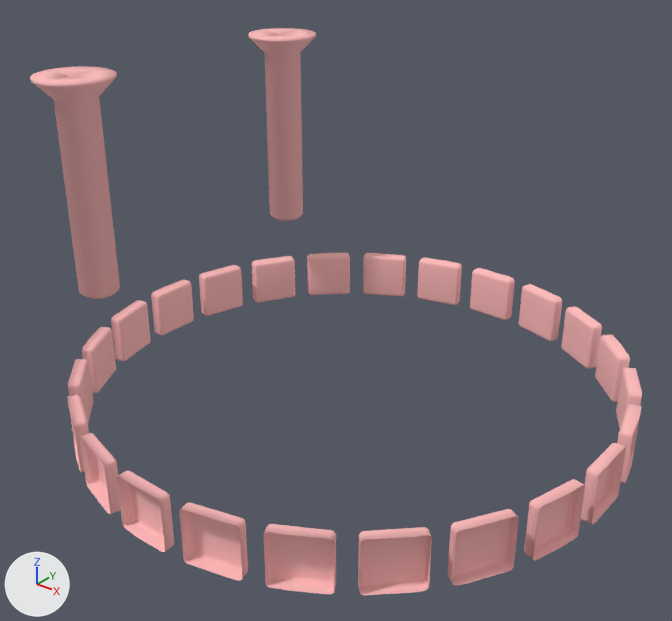
A saved change to the OBJ model resources/meshes/solo12_hip_fe/solo12_hip_fe_8.obj.
Rendered twice from a 50 mm camera at (-0.096, -0.0488, 0.0204) aimed at (-0.1332, -0.0021, -0.0085). Lighting does not change. The marker at lower left points along +X, +Y and +Z. Where no turn or scale is listed for an object, it has been applied to the vertices.

Names of what the first picture shows: 'solo12_hip_fe_8'.
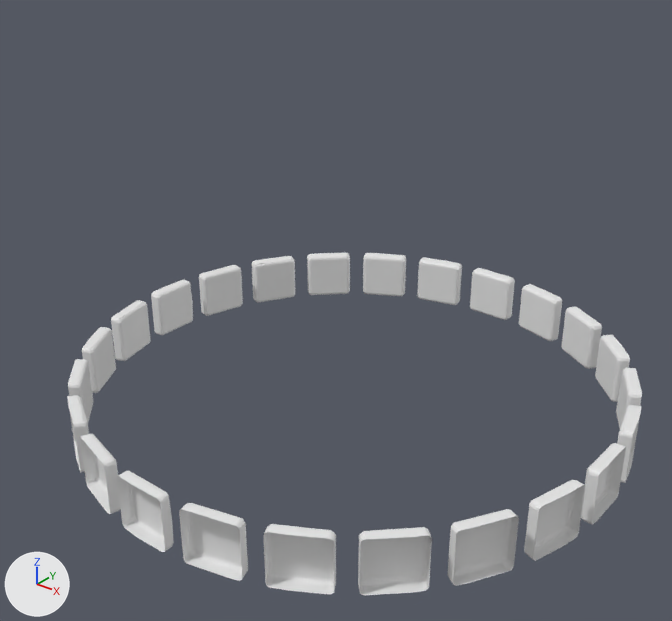
Edits to the bpy script that builds the scene:
```text
Change me_solo12_hip_fe_8:
    used by ob_solo12_hip_fe_8; location = (0.0, 0.0, 0.0)
    remove me_solo12_hip_fe_8.from_pydata(...)  # 3162 vertices, 5734 faces; spans x -0.154..-0.1126, y -0.0207..0.0207, z -0.0173..0.0073
    add me_solo12_hip_fe_8.from_pydata(...)  # 1567 vertices, 2552 faces; spans x -0.154..-0.1126, y -0.0207..0.0207, z -0.0173..-0.0133
    me_solo12_hip_fe_8 part 1: the loose piece of 159 vertices spanning x -0.1518..-0.1463, y 0.0077..0.0133, z -0.0087..0.0073 is deleted
    me_solo12_hip_fe_8 part 2: the loose piece of 159 vertices spanning x -0.1518..-0.1463, y -0.0133..-0.0077, z -0.0087..0.0073 is deleted
    me_solo12_hip_fe_8 part 3: 57 vertices moved within x -0.1533..-0.1133, y -0.0199..0.02, z -0.0173..-0.0133; 1378 vertices removed from x -0.1534..-0.1132, y -0.0201..0.0201, z -0.0173..-0.0133; 101 vertices added at x -0.1533..-0.1133, y -0.02..0.0201, z -0.0173..-0.0133
    me_solo12_hip_fe_8 part 4: 856 faces spanning x -0.154..-0.1126, y -0.0207..0.0207, z -0.0173..-0.0133 switch from mat_material_0 (pink #ffbcbc) to no material
    me_solo12_hip_fe_8 part 5: the surface is now shaded flat
```

Changed parts and their boxes [x1, y1, x2, y2] in the pictures (672 x 621 px):
'solo12_hip_fe_8', reshaped (6% narrower, 39% shorter)
    before: [30, 28, 642, 595]
    after: [67, 252, 642, 595]
part 1 of me_solo12_hip_fe_8, deleted
    before: [248, 28, 316, 221]
part 2 of me_solo12_hip_fe_8, deleted
    before: [30, 66, 120, 299]
part 3 of me_solo12_hip_fe_8, cut back
    before: [67, 253, 642, 594]
    after: [77, 253, 642, 594]
part 4 of me_solo12_hip_fe_8, recoloured (pink to grey)
    both: [67, 252, 642, 595]
